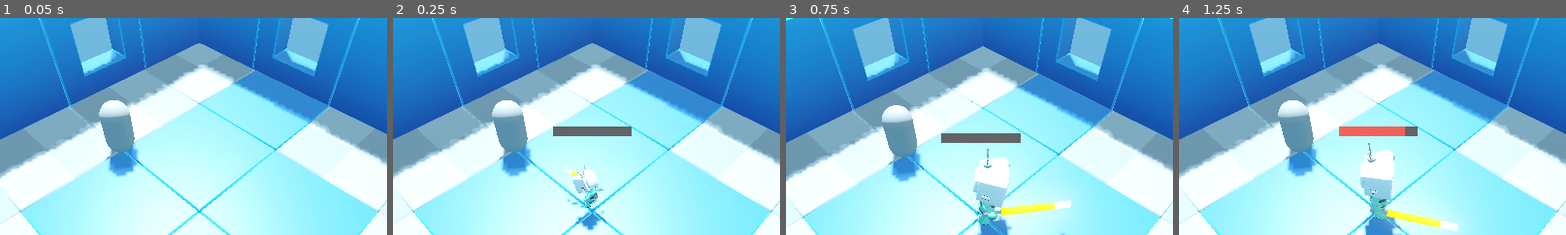
Above: before the commit, frames 1-4 (left to right).
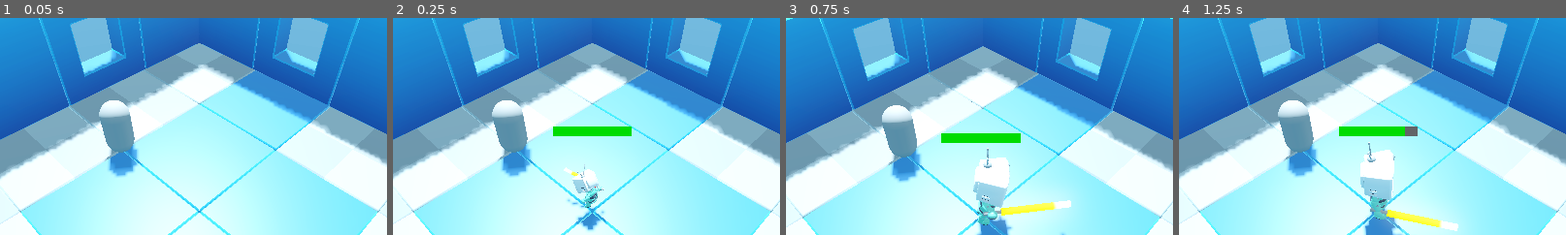
Above: after the commit, the same moments.

Repository: markj-66/godot-roguelite-project
Game: Godot game, scene res://Levels/LevelTemplate.tscn
Same seed, same stepped clock (60 frames per second), same inputs: the game is played once before the commit and once after it.
Inputs (mouse positions are % of the whole screen's width and height, from its top left):
- Up to frame 1 (0.05 s): no input
- Up to frame 2 (0.25 s): no input
- Up to frame 3 (0.75 s): tap Enter (ui_accept) at 0.5 s; move the mouse to (72, 45) at 0.52 s; press the mouse at (72, 45) at 0.53 s; hold D (move_right) from 0.53 s (still down)
- Up to frame 4 (1.25 s): keep holding D (move_right); tap Enter (ui_accept) at 0.77 s
The pictures show only the part of the screen within x 24-74%, y 10-60%; the shares and areas given below are measured in that part.

Frame 1 is identical in both runs. In frame 2, 0.9% of the frame differs, in the area x 41-62%, y 50-55%; in frame 3, 0.9%, in the area x 40-61%, y 53-58%; in frame 4, 0.8%.

Commit message:
set health animation and colour

Diff:
--- a/Components/health_bar.gd
+++ b/Components/health_bar.gd
@@ -1,11 +1,18 @@
 extends Node3D
 
 @export var health_component: HealthComponent
+@export var health_color: Color
 
 @onready var front_progress_bar: ProgressBar = $SubViewport/FrontProgressBar
+@onready var health_progress_bar: ProgressBar = $SubViewport/HealthProgressBar
 
 func _ready() -> void:
 	health_component.health_changed.connect(update_health_value)
+	front_progress_bar.value = 100.0
+	front_progress_bar.get_theme_stylebox("fill").bg_color = health_color
 
 func update_health_value(value_in: float) -> void:
-	front_progress_bar.value = (value_in / health_component.max_health) * 100.0
+	var tween = create_tween().set_ease(Tween.EASE_OUT).set_trans(Tween.TRANS_SINE)
+	var target_health_percentage= (value_in / health_component.max_health) * 100.0
+	tween.tween_property(health_progress_bar, "value", target_health_percentage, 0.2).from(front_progress_bar.value)
+	front_progress_bar.value = target_health_percentage
--- a/Components/health_bar.tscn
+++ b/Components/health_bar.tscn
@@ -4,7 +4,11 @@
 
 [sub_resource type="StyleBoxEmpty" id="StyleBoxEmpty_uk0tf"]
 
+[sub_resource type="StyleBoxFlat" id="StyleBoxFlat_wixop"]
+bg_color = Color(0.8666667, 0.8666667, 0.8666667, 1)
+
 [sub_resource type="StyleBoxFlat" id="StyleBoxFlat_egawm"]
+resource_local_to_scene = true
 bg_color = Color(0.8901961, 0.2901961, 0.25882354, 1)
 
 [sub_resource type="ViewportTexture" id="ViewportTexture_uk0tf"]
@@ -12,9 +16,19 @@
 
 [node name="HealthBar" type="Node3D" unique_id=609341116]
 script = ExtResource("1_wixop")
+health_color = Color(0, 0.74876684, 0, 1)
 
 [node name="SubViewport" type="SubViewport" parent="." unique_id=494407015]
 size = Vector2i(128, 16)
+
+[node name="HealthProgressBar" type="ProgressBar" parent="SubViewport" unique_id=1143619323]
+custom_minimum_size = Vector2(128, 16)
+offset_right = 128.0
+offset_bottom = 27.0
+theme_override_styles/background = SubResource("StyleBoxEmpty_uk0tf")
+theme_override_styles/fill = SubResource("StyleBoxFlat_wixop")
+value = 75.0
+show_percentage = false
 
 [node name="FrontProgressBar" type="ProgressBar" parent="SubViewport" unique_id=603139822]
 custom_minimum_size = Vector2(128, 16)
@@ -22,6 +36,7 @@
 offset_bottom = 27.0
 theme_override_styles/background = SubResource("StyleBoxEmpty_uk0tf")
 theme_override_styles/fill = SubResource("StyleBoxFlat_egawm")
+value = 50.0
 show_percentage = false
 
 [node name="Sprite3D" type="Sprite3D" parent="." unique_id=1845974166]
